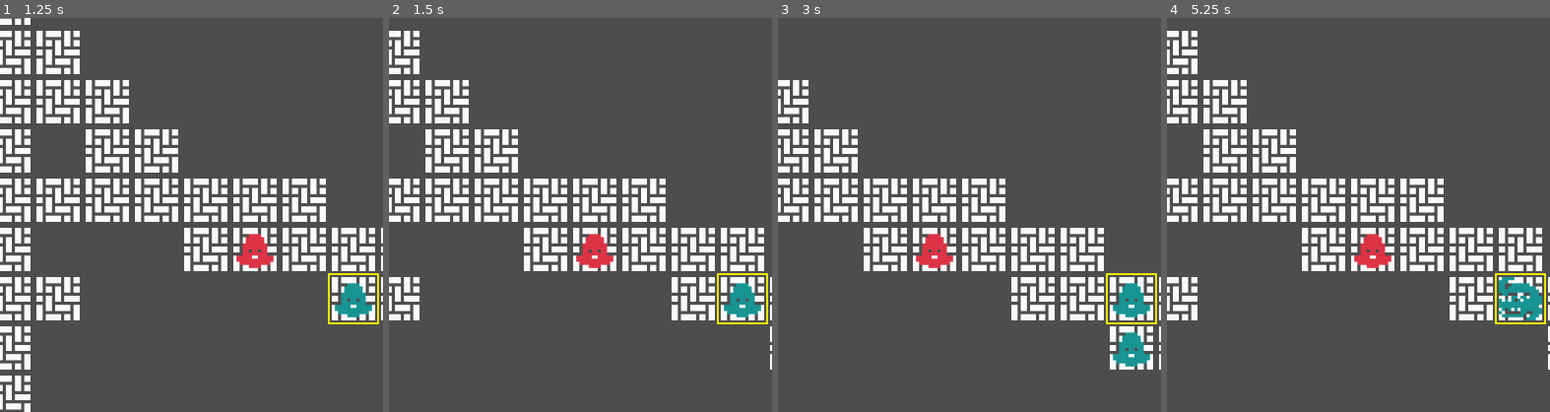
Above: before the commit, frames 1-4 (left to right).
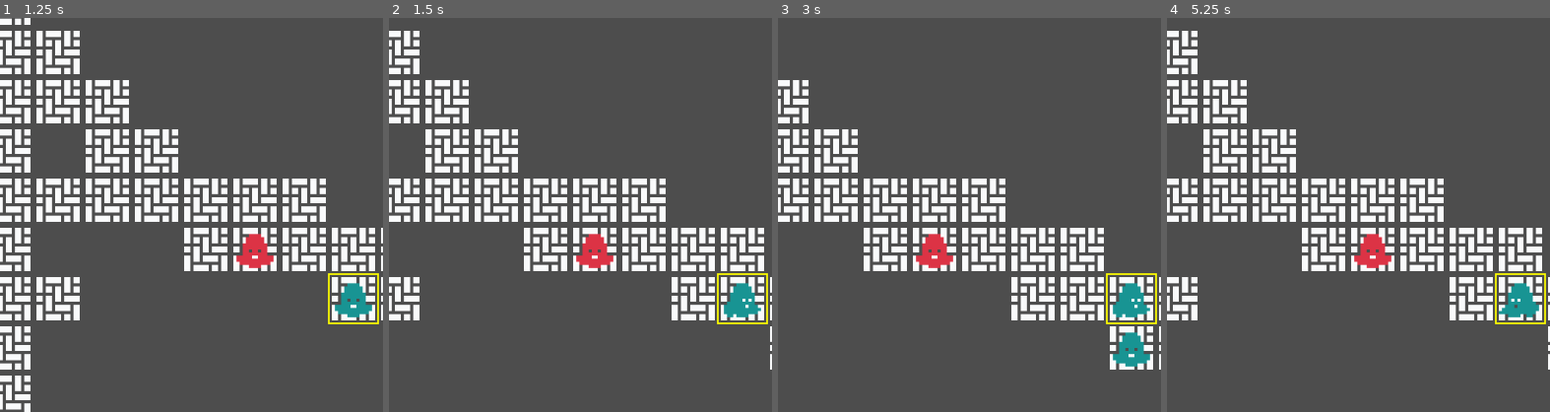
Above: after the commit, the same moments.

Repository: jimkang/throng
Game: Godot game, scene res://throng_root_node.tscn
Two runs of this game, one before a commit and one after it. Both use one fixed random seed, a clock stepped at 60 frames per second and the inputs below.
Inputs:
- Up to frame 1 (1.25 s): tap Enter at 0.5 s; hold Right (right) from 0.53 s (still down)
- Up to frame 2 (1.5 s): tap Space at 1.25 s; release Right (right) at 1.28 s; hold Down (down) from 1.28 s (still down)
- Up to frame 3 (3 s): tap Enter at 2 s; release Down (down) at 2.03 s; hold Right (right) 2.03-2.78 s; tap Space at 2.75 s; hold Up (ui_up) from 2.78 s (still down)
- Up to frame 4 (5.25 s): tap Enter at 3.5 s; release Up (ui_up) at 3.53 s; hold Left (left) 3.53-5.03 s; tap Space at 4.25 s; hold Down (down) from 5.03 s (still down)
The pictures show only the part of the screen within x 5-55%, y 14-64%; the shares and areas given below are measured in that part.

Frame 1 is identical in both runs. In frame 2, 0.1% of the frame differs, in the area x 87-98%, y 71-76%; in frame 3, 0.1%; in frame 4, 0.6%, in the area x 86-98%, y 65-77%.

Commit message:
Add more facing sprites.

Diff:
--- a/alligator.tscn
+++ b/alligator.tscn
@@ -1,7 +1,11 @@
-[gd_scene load_steps=6 format=3 uid="uid://v7pwf8m5fgod"]
+[gd_scene load_steps=10 format=3 uid="uid://v7pwf8m5fgod"]
 
 [ext_resource type="PackedScene" uid="uid://b0ml1ekw8bqkw" path="res://individual.tscn" id="1_frxgq"]
 [ext_resource type="Script" path="res://alligator.gd" id="2_4ny0q"]
+[ext_resource type="Texture2D" uid="uid://djpae3wtrso2y" path="res://art/alligator_chomp_sheet.png" id="3_2cfss"]
+[ext_resource type="Texture2D" uid="uid://cgtiuabtk2t8p" path="res://art/alligator_chomp_open.png" id="3_lm72g"]
+[ext_resource type="Texture2D" uid="uid://7gowta2nj8pw" path="res://art/alligator_facing_left.png" id="4_r0fam"]
+[ext_resource type="Texture2D" uid="uid://crw3y1n1rggir" path="res://art/alligator_default.png" id="5_l6hji"]
 
 [sub_resource type="Animation" id="Animation_edlgf"]
 length = 0.001
@@ -46,9 +50,21 @@
 color_set = PackedColorArray(0.631373, 0.0862745, 0.490196, 1, 0.32549, 0.2, 0.0509804, 1)
 
 [node name="sprite_default" parent="sprite_root" index="0"]
-region_rect = Rect2(493, 136, 16, 16)
+texture = ExtResource("3_2cfss")
+hframes = 4
+frame = 1
+region_rect = Rect2(1, 1, 67, 16)
 
-[node name="AnimationPlayer" parent="sprite_root" index="2"]
+[node name="sprite_facing_up" parent="sprite_root" index="1"]
+texture = ExtResource("3_lm72g")
+
+[node name="sprite_facing_left" parent="sprite_root" index="2"]
+texture = ExtResource("4_r0fam")
+
+[node name="sprite_facing_right" parent="sprite_root" index="3"]
+texture = ExtResource("5_l6hji")
+
+[node name="AnimationPlayer" parent="sprite_root" index="4"]
 libraries = {
 "": SubResource("AnimationLibrary_ihvww")
 }
--- a/individual.tscn
+++ b/individual.tscn
@@ -1,10 +1,11 @@
-[gd_scene load_steps=7 format=3 uid="uid://b0ml1ekw8bqkw"]
+[gd_scene load_steps=8 format=3 uid="uid://b0ml1ekw8bqkw"]
 
 [ext_resource type="Texture2D" uid="uid://725a3skhyu2e" path="res://art/monochrome-transparent.png" id="1_a8jrl"]
 [ext_resource type="Script" path="res://individual.gd" id="1_wiaqu"]
 [ext_resource type="Script" path="res://individual_sprite_root.gd" id="2_x3ccl"]
 [ext_resource type="Texture2D" uid="uid://doy8to1riesl" path="res://art/blob-face-up.png" id="4_xywau"]
-[ext_resource type="Texture2D" uid="uid://7gowta2nj8pw" path="res://art/alligator_facing_left.png" id="5_jmemb"]
+[ext_resource type="Texture2D" uid="uid://cgdwhaey4sx2j" path="res://art/blob_facing_left.png" id="5_wov1r"]
+[ext_resource type="Texture2D" uid="uid://lrjt2tja3ola" path="res://art/blob_facing_right.png" id="6_o73dr"]
 
 [sub_resource type="RectangleShape2D" id="RectangleShape2D_twcyw"]
 size = Vector2(64, 64)
@@ -42,7 +43,14 @@
 process_mode = 1
 texture_filter = 1
 scale = Vector2(4, 4)
-texture = ExtResource("5_jmemb")
+texture = ExtResource("5_wov1r")
+region_rect = Rect2(459, 136, 16, 16)
+
+[node name="sprite_facing_right" type="Sprite2D" parent="sprite_root"]
+process_mode = 1
+texture_filter = 1
+scale = Vector2(4, 4)
+texture = ExtResource("6_o73dr")
 region_rect = Rect2(459, 136, 16, 16)
 
 [node name="AnimationPlayer" type="AnimationPlayer" parent="sprite_root"]
Binary file added: art/blob_default.png
Not shown, added: art/blob_default.png.import
Binary file added: art/blob_facing_left.png
Not shown, added: art/blob_facing_left.png.import
Not shown, added: art/blob_facing_leftt.png.import
Binary file added: art/blob_facing_right.png
Not shown, added: art/blob_facing_right.png.import
